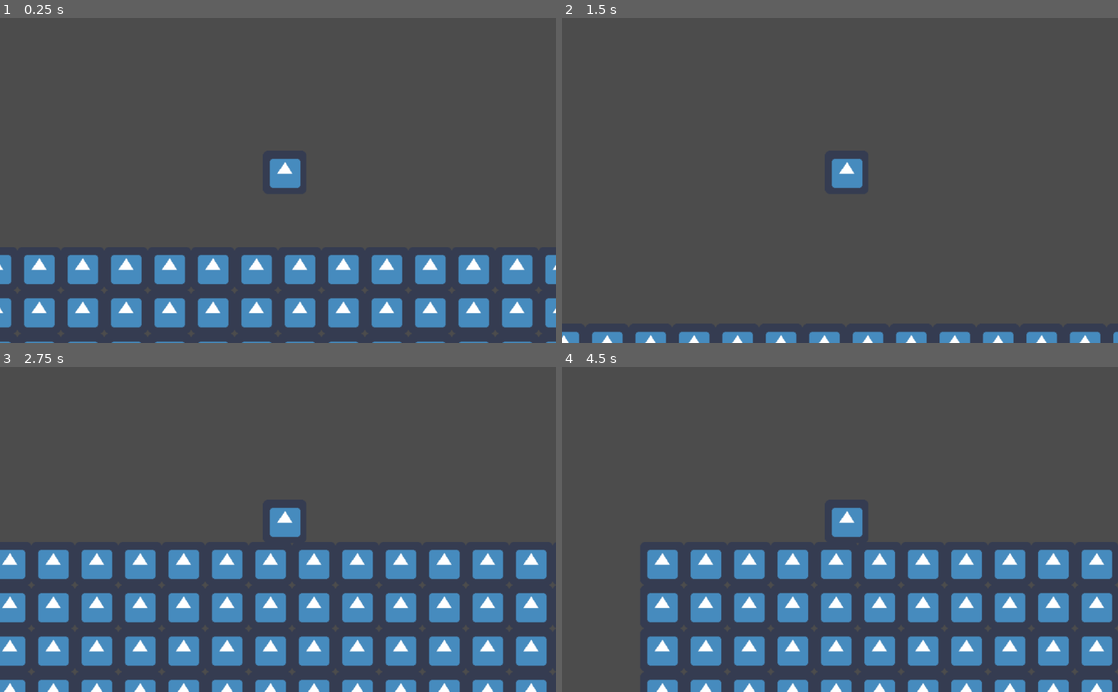
Above: before the commit, frames 1-4 (two rows, left to right).
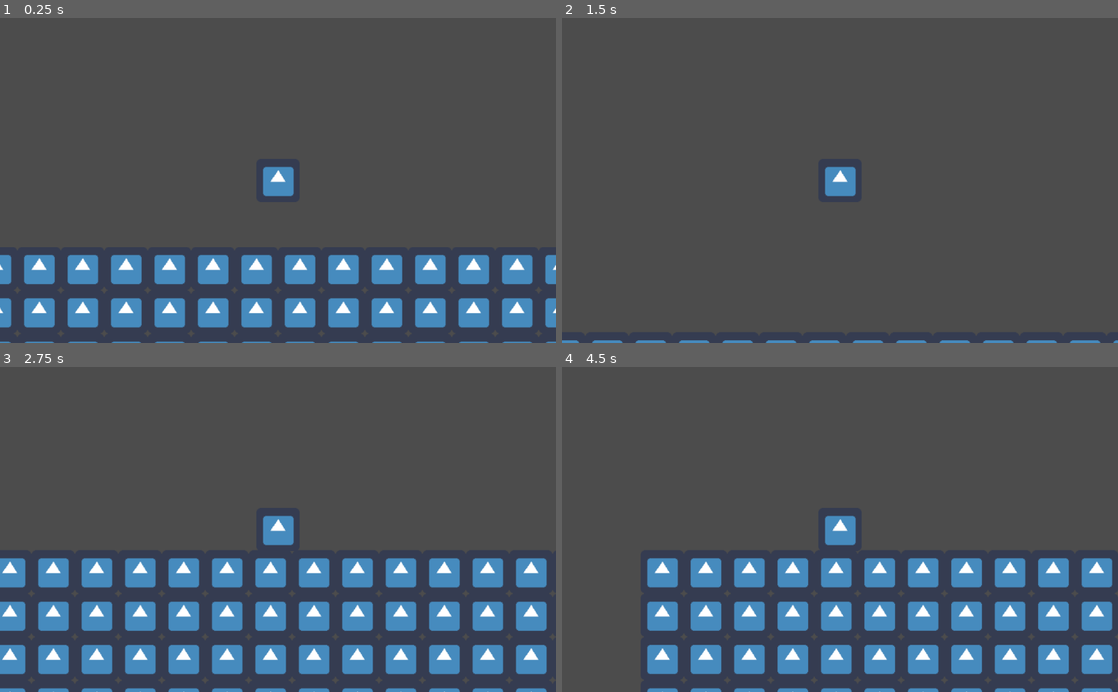
Above: after the commit, the same moments.

Repository: Arpixel/PlatformTest
Game: Godot game, scene res://Level1.tscn
Two runs of this game, one before a commit and one after it. Both use one fixed random seed, a clock stepped at 60 frames per second and the inputs below. The engine's default icon, where the game draws it, is replaced by a stand-in: a white triangle on a blue panel in a dark square.
Inputs:
- Up to frame 1 (0.25 s): no input
- Up to frame 2 (1.5 s): hold A (A) 0.53-1.28 s; tap Space (ui_select) at 0.77 s; tap D (D) at 1.35 s
- Up to frame 3 (2.75 s): tap Space (ui_select) at 1.52 s; hold A (A) from 2.03 s (still down)
- Up to frame 4 (4.5 s): release A (A) at 2.78 s; tap D (D) at 2.85, 4.35 s; tap Space (ui_select) at 3.02, 3.77 s; hold A (A) 3.53-4.28 s

The runs differ from the first frame. In frame 1, 0.6% of the frame differs, in the area x 47-55%, y 43-55%; in frame 2, 2.6%; in frame 3, 18%, in the area x 0-99%, y 43-100%; in frame 4, 16%.

Commit message:
Update Level1.tscn

Diff:
--- a/Level1.tscn
+++ b/Level1.tscn
@@ -41,12 +41,10 @@
 }
 
 [node name="Icon" type="Sprite" parent="Karakter"]
-position = Vector2( 10, -12 )
 texture = ExtResource( 1 )
 
 [node name="CollisionShape2D" type="CollisionShape2D" parent="Karakter"]
 visible = false
-position = Vector2( 11, -12.5 )
 shape = SubResource( 1 )
 
 [node name="Camera2D" type="Camera2D" parent="Karakter"]
